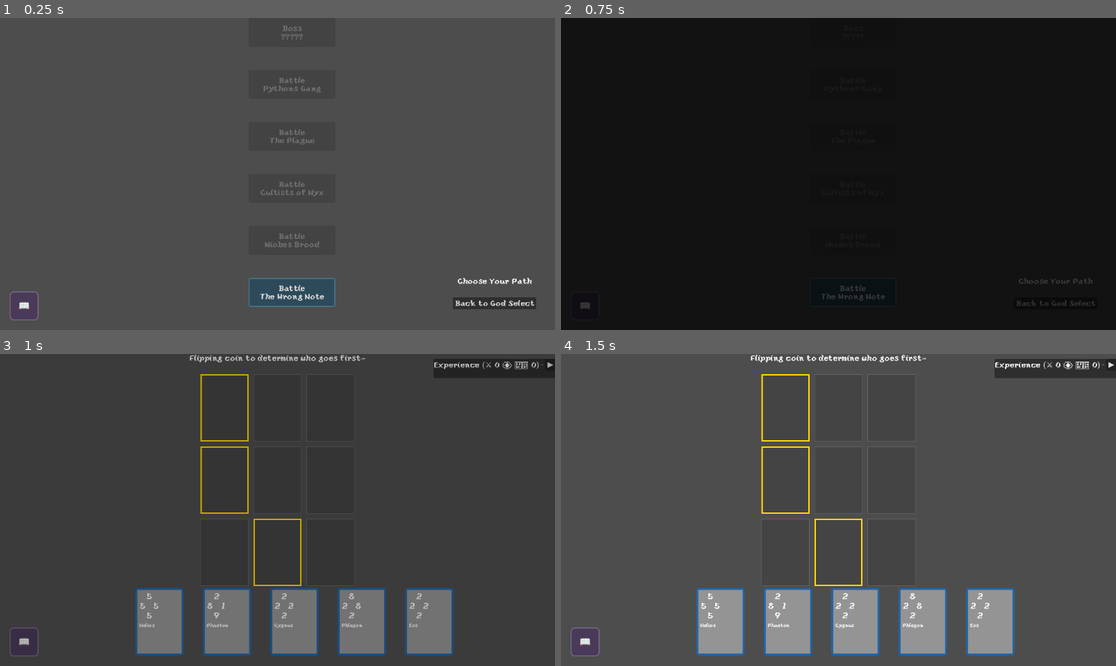
Above: before the commit, frames 1-4 (two rows, left to right).
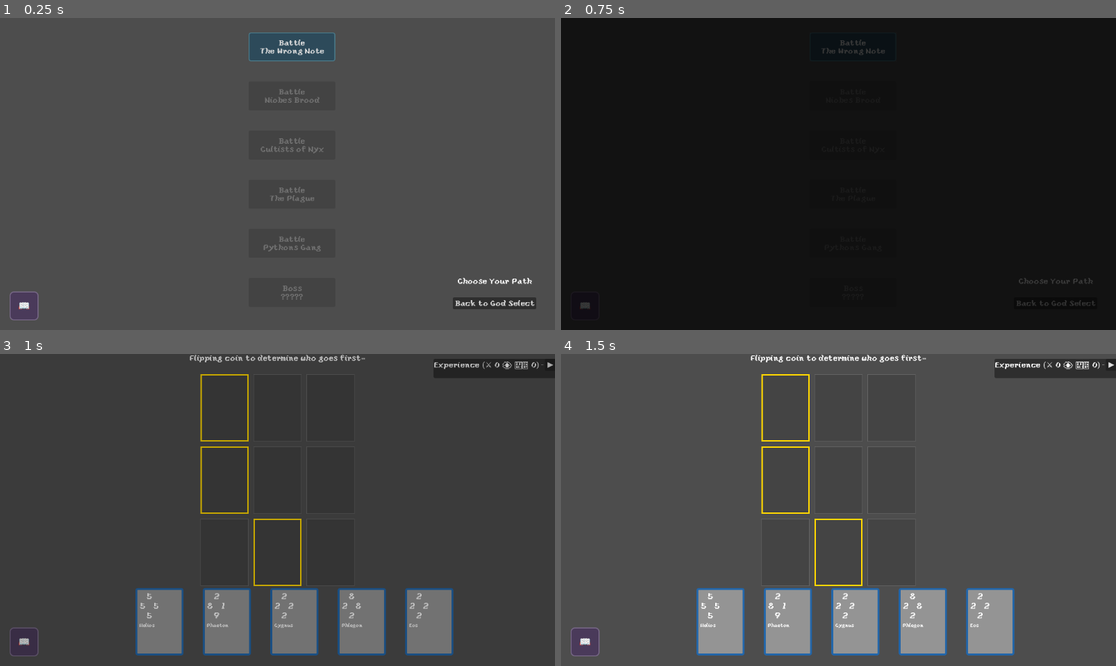
Above: after the commit, the same moments.

Repository: leslieharding/Mnemosyne
Game: Godot game, scene res://Scenes/RunMap.tscn
The game is run twice, just before and just after one commit, with the same random seed, the same clock (stepped at 60 frames per second) and the same inputs. This scene is started directly instead of the project's main scene.
Inputs (mouse positions are in pixels of both pictures, inside the frame that each line leads up to):
- Up to frame 1 (0.25 s): no input
- Up to frame 2 (0.75 s): click "Battle The Wrong Note" at 0.5 s
- Up to frame 3 (1 s): no input
- Up to frame 4 (1.5 s): tap Enter (ui_accept) at 1.25 s; move the mouse to (960, 494) at 1.27 s; hold Right (ui_right) from 1.28 s (still down); click (960, 494) at 1.42 s

The runs differ from the first frame. In frame 1, 1.9% of the frame differs, in the area x 44-61%, y 2-93%; in frame 2, 0.2%; in frame 3, nothing differs; in frame 4, nothing differs.

Commit message:
run map positioning a bit improved

Diff:
--- a/Scripts/map_generator.gd
+++ b/Scripts/map_generator.gd
@@ -87,12 +87,12 @@
 	var start_x = screen_width * 0.1  # Start at 10% from left edge
 
 	# Invert the Y position so layer 0 is at the bottom and final layer is at top
-	# Add padding so buttons don't go off-screen (button height is ~60px)
 	var button_height = 60
-	var padding = button_height / 2
-	var usable_height = MAP_HEIGHT - (2 * padding)
+	var top_padding = button_height  # More space at top for boss
+	var bottom_padding = button_height / 2
+	var usable_height = MAP_HEIGHT - top_padding - bottom_padding
 	var layer_spacing = usable_height / (LAYER_COUNT - 1) if LAYER_COUNT > 1 else 0
-	var y_position = padding + (LAYER_COUNT - 1 - layer) * layer_spacing
+	var y_position = top_padding + layer * layer_spacing
 
 	for i in range(node_count):
 		var x_position = start_x + (i + 1) * horizontal_spacing
